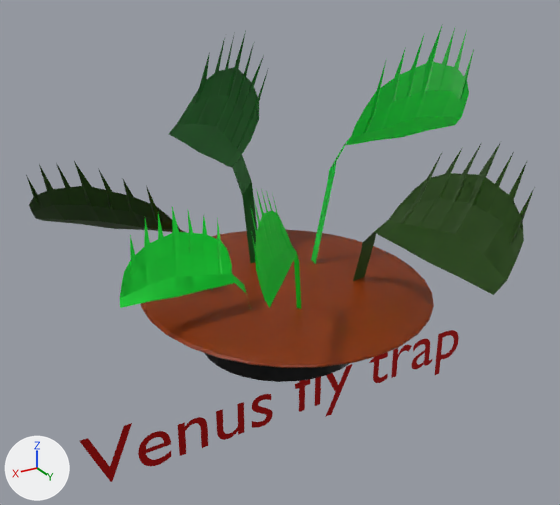
A saved change to the glTF model venus fly trap .gltf.
The view is the same before and after, from a 50 mm lens placed at (4.78, 1.43, 6.01), pointed at (0.38, -5.91, 2.34). Lighting does not change. The marker at lower left points along +X, +Y and +Z. Where no turn or scale is listed for an object, it has been applied to the vertices.
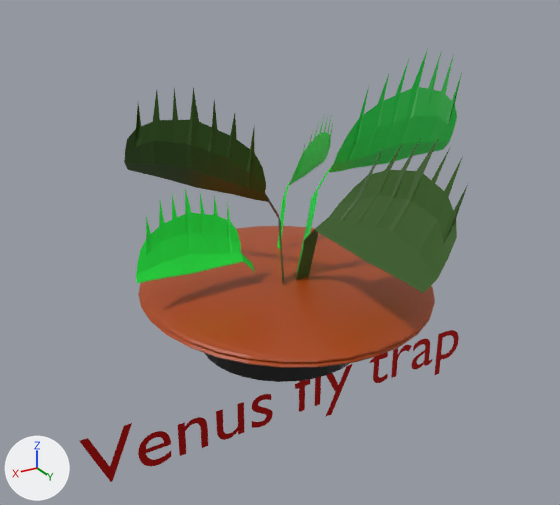
The edits, one by one:
Object 'Plane.001' (ob_plane_001) is deleted.
Object 'Plane.002' (ob_plane_002) is deleted.
Object 'Plane.003' (ob_plane_003) moves from (0.98, -5.26, 1.45) to (0.13, -6.45, 1.88).
Object 'Plane.003' (ob_plane_003) turns from (0, 0, 86) to (0, 0, -56) degrees about x, y and z.
Object 'Plane.004' (ob_plane_004) is deleted.
Object 'Plane.005' (ob_plane_005) is deleted.
Object 'Plane.006' (ob_plane_006) is deleted.
Object 'Plane.007' (ob_plane_007) moves from (-0.29, -5.45, 1.59) to (0.35, -5.69, 1.67).
Object 'Plane.008' (ob_plane_008) moves from (-0.09, -6.01, 1.87) to (0.37, -5.7, 1.68).
Object 'Plane.009' (ob_plane_009) moves from (0.98, -5.26, 1.45) to (0.63, -5.71, 1.46).
Object 'Cylinder.001' (ob_cylinder_001) moves from (0.43, -5.79, 1.55) to (0.41, -5.79, 1.6).
Object 'Plane.010' (ob_plane_010) moves from (1.08, -5.9, 1.47) to (0.53, -5.51, 1.76).
Object 'Plane.010' (ob_plane_010) turns from (180, 0, 46) to (172, -17, 44) degrees about x, y and z.

Location of each change, [x1, y1, x2, y2] in pixels of the pictures (560 x 505 px):
'Cylinder.001', moved (not visible before): after [139, 226, 435, 363]
'Plane.001', deleted (green): before [353, 142, 535, 295]
'Plane.007', moved (not visible before): after [296, 137, 468, 293]
'Plane.010', moved, turned (not visible before): after [124, 88, 284, 284]
'Plane.008', moved (not visible before): after [297, 49, 462, 273]
'Plane.002', deleted (green): before [311, 26, 474, 264]
'Plane.009', moved: before [120, 218, 247, 308]; after [136, 189, 256, 283]
'Plane.006', deleted (green): before [169, 31, 268, 263]
'Plane.003', moved, turned: before [120, 207, 250, 308]; after [277, 112, 333, 249]
'Plane.004', deleted: before [26, 161, 213, 291]
'Plane.005', deleted (green): before [250, 188, 301, 309]
'Cylinder', unchanged, covered by the edit: before [141, 230, 434, 382]; after [138, 283, 434, 382]
